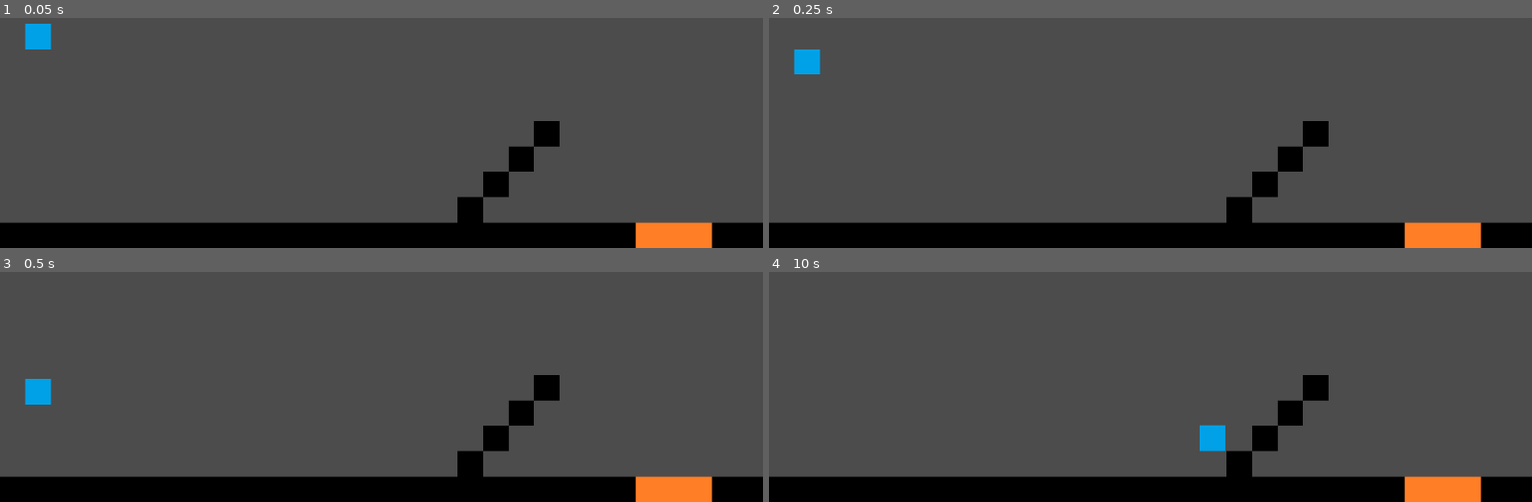
Above: before the commit, frames 1-4 (two rows, left to right).
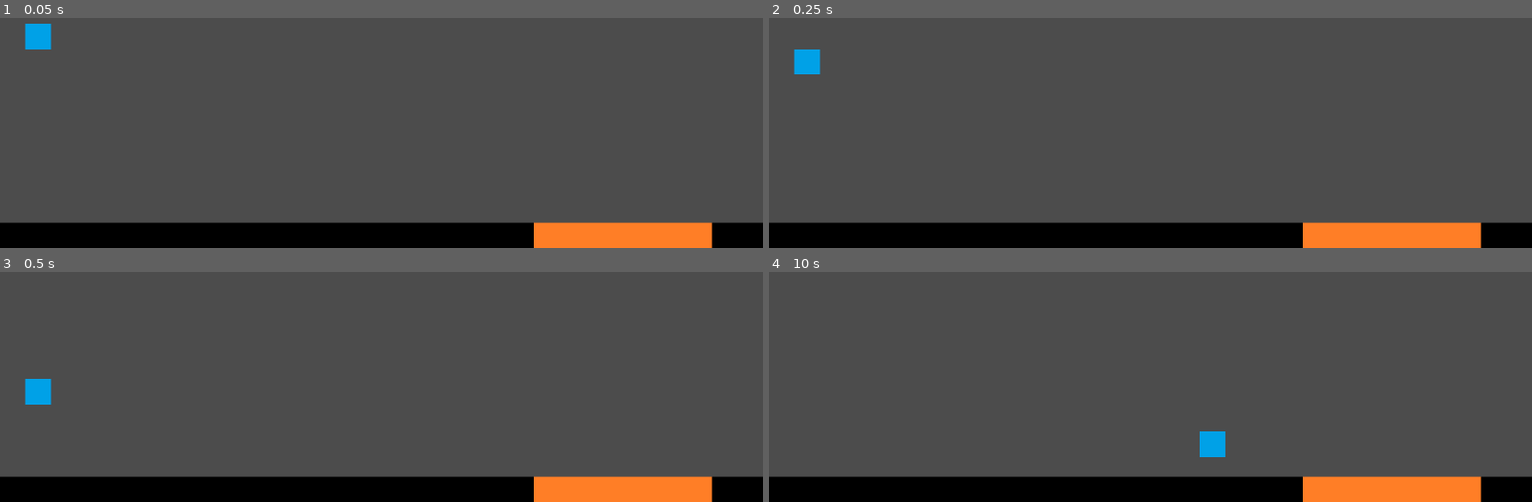
Above: after the commit, the same moments.

Repository: Kronooooo/endless-runner
Game: Godot game, scene res://Scenes/World.tscn
Same seed, same stepped clock (60 frames per second), same inputs: the game is played once before the commit and once after it. The project has no main scene, so this scene is started directly.
Inputs:
- Up to frame 1 (0.05 s): no input
- Up to frame 2 (0.25 s): no input
- Up to frame 3 (0.5 s): no input
- Up to frame 4 (10 s): hold Right (ui_right) 0.53-2.03 s; tap Space (jump) at 0.77, 1.52, 3.02, 3.77, 4.52, 6.02, 6.77, 7.52, 9.02, 9.77 s; hold Left (ui_left) 2.03-2.78 s; hold Right (ui_right) 2.78-4.28 s; hold Left (ui_left) 4.28-5.03 s; hold Right (ui_right) 5.03-5.78 s; hold Left (ui_left) 5.78-7.28 s; hold Right (ui_right) 7.28-9.53 s; hold Left (ui_left) from 9.53 s (still down)

The runs differ from the first frame. In frame 1, 3.0% of the frame differs, in the area x 59-84%, y 44-100%; in frame 2, 3.0%; in frame 3, 3.0%; in frame 4, 3.2%, in the area x 56-84%, y 44-100%.

Commit message:
added basic level generation

Diff:
--- a/Scenes/Wall.tscn
+++ b/Scenes/Wall.tscn
@@ -6,13 +6,13 @@
 extents = Vector2( 32, 32 )
 
 [node name="Wall" type="StaticBody2D"]
-
-[node name="Sprite" type="Sprite" parent="."]
-texture = ExtResource( 1 )
 __meta__ = {
 "_edit_group_": true
 }
 
+[node name="Sprite" type="Sprite" parent="."]
+texture = ExtResource( 1 )
+
 [node name="CollisionShape2D" type="CollisionShape2D" parent="."]
 visible = false
 shape = SubResource( 1 )
--- a/Scenes/World.tscn
+++ b/Scenes/World.tscn
@@ -19,30 +19,6 @@
 
 [node name="Wall31" parent="." instance=ExtResource( 2 )]
 position = Vector2( 1888, 1048 )
-
-[node name="Wall32" parent="." instance=ExtResource( 2 )]
-position = Vector2( 1184, 984 )
-
-[node name="Wall33" parent="." instance=ExtResource( 2 )]
-position = Vector2( 1248, 920 )
-
-[node name="Wall34" parent="." instance=ExtResource( 2 )]
-position = Vector2( 1312, 856 )
-
-[node name="Wall35" parent="." instance=ExtResource( 2 )]
-position = Vector2( 1376, 792 )
-
-[node name="Wall15" parent="." instance=ExtResource( 2 )]
-position = Vector2( 1568, 1048 )
-
-[node name="Wall16" parent="." instance=ExtResource( 2 )]
-position = Vector2( 1504, 1048 )
-
-[node name="Wall17" parent="." instance=ExtResource( 2 )]
-position = Vector2( 1440, 1048 )
-
-[node name="Wall18" parent="." instance=ExtResource( 2 )]
-position = Vector2( 1376, 1048 )
 
 [node name="Wall19" parent="." instance=ExtResource( 2 )]
 position = Vector2( 1312, 1048 )
@@ -107,6 +83,18 @@
 [node name="Lava" parent="." instance=ExtResource( 4 )]
 position = Vector2( 1632, 1048 )
 
+[node name="Lava4" parent="." instance=ExtResource( 4 )]
+position = Vector2( 1568, 1048 )
+
+[node name="Lava5" parent="." instance=ExtResource( 4 )]
+position = Vector2( 1504, 1048 )
+
+[node name="Lava6" parent="." instance=ExtResource( 4 )]
+position = Vector2( 1440, 1048 )
+
+[node name="Lava7" parent="." instance=ExtResource( 4 )]
+position = Vector2( 1376, 1048 )
+
 [node name="Lava2" parent="." instance=ExtResource( 4 )]
 position = Vector2( 1696, 1048 )
 
--- /dev/null
+++ b/scenes/Game.tscn
@@ -0,0 +1,6 @@
+[gd_scene load_steps=2 format=2]
+
+[ext_resource path="res://scripts/Game.gd" type="Script" id=1]
+
+[node name="Game" type="Node"]
+script = ExtResource( 1 )
--- a/scenes/Lava.tscn
+++ b/scenes/Lava.tscn
@@ -8,6 +8,9 @@
 
 [node name="Lava" type="Area2D"]
 script = ExtResource( 2 )
+__meta__ = {
+"_edit_group_": true
+}
 
 [node name="Sprite" type="Sprite" parent="."]
 texture = ExtResource( 1 )
--- /dev/null
+++ b/scripts/Game.gd
@@ -0,0 +1,35 @@
+extends Node
+
+var pLava = 0.10
+var pWall = 0.90
+var rng = RandomNumberGenerator.new()
+var Lava = load("res://scenes/Lava.tscn")
+var Wall = load("res://scenes/Wall.tscn")
+var Player = load("res://scenes/Player.tscn")
+
+const MAXLAVA = 7
+const BLOCKSIZE = 32
+
+func _ready():
+	rng.seed = hash("Test")
+	pLava = 1
+	for i in range(2):
+		for j in range(1,101):
+			var block
+			if rng.randf() <= pLava:
+				block = Lava.instance()
+				if pLava == 0.03:
+					pLava = 0.1
+					block = Wall.instance()
+				if pLava <= 0.1:
+					pLava -= 0.01
+			else:
+				block = Wall.instance()
+			add_child(block)
+			block.position.x = BLOCKSIZE * 2 * j - 32
+			block.position.y = +1080-(BLOCKSIZE * i)
+		pLava = 0.1
+	var player = Player.instance()
+	add_child(player)
+	player.position.x = 100
+	player.position.y = -50
Not shown, changed: CHANGELOG.md
